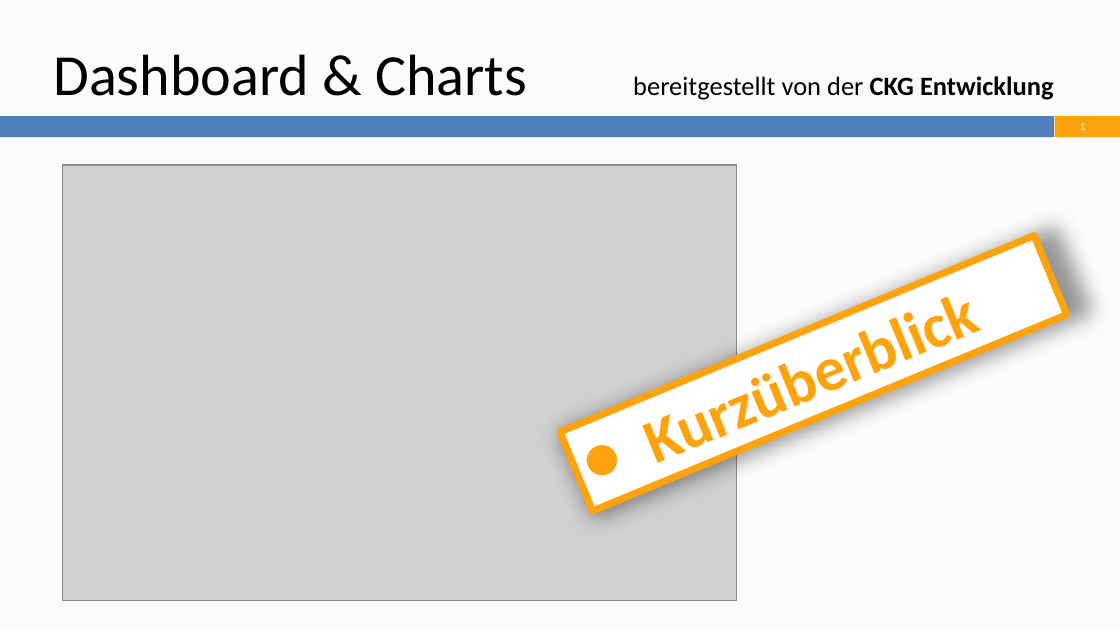
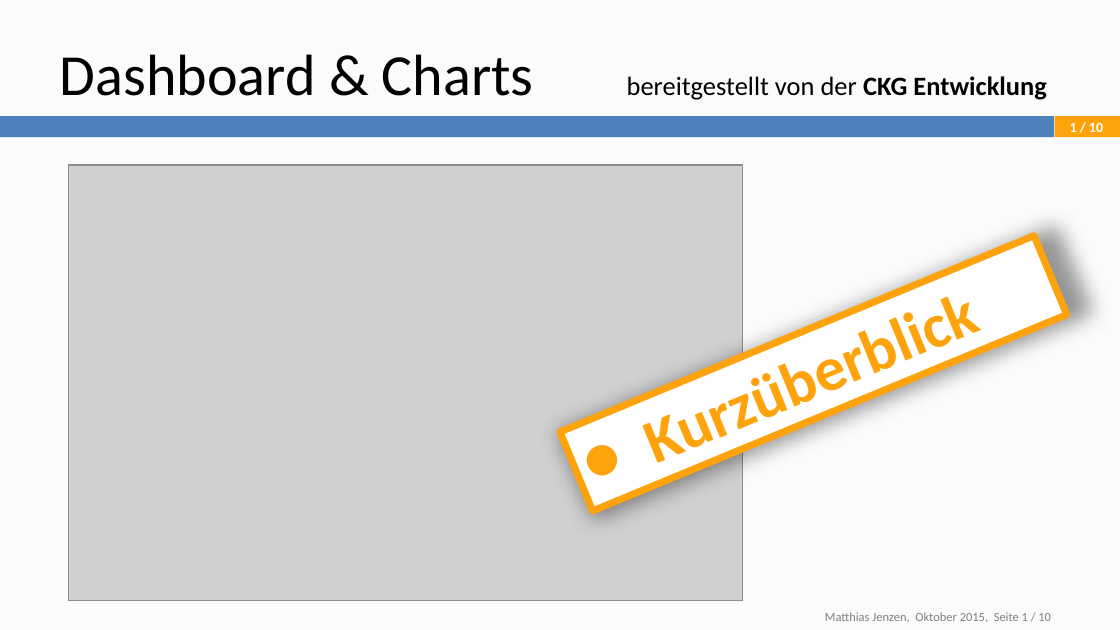
Before and after one commit to runmat/mj, a slide deck: slide 1 of Jahresziele/2015/Dashboard/Dashboard.pptx. Drawn at 1120x630 pixels with LibreOffice and Linux fonts; fonts in the diff are those of the drawing; grey boxes stand for pictures. Boxes give left, top, right and bottom in pixels: in the first picture for what was removed or moved away, otherwise in the second. Text is boxed around its words. In the diff, an @@ line names an element or a change of style, - is before the commit and + after.

Commit message:
final work on Dashboard Presentation

```diff
--- a/Jahresziele/2015/Dashboard/Dashboard.pptx
+++ b/Jahresziele/2015/Dashboard/Dashboard.pptx
@@ text "Dashboard & Charts bereitgestellt von ..." rewrapped from bbox=[53, 54, 1054, 100] to bbox=[60, 54, 1047, 100] @@
@@ page number at bbox=[1070, 122, 1103, 132]: text changed; size 6.7 to 9 pt @@
-1
+1 / 10
@@ picture: place and size @@
-picture at bbox=[63, 165, 736, 600]
+picture at bbox=[69, 165, 743, 600]
@@ text added at bbox=[825, 612, 1051, 622], 8 pt, text #808080 @@
+Matthias Jenzen, Oktober 2015, Seite 1 / 10
```
Also in this commit, not shown: 8 other slides changed, 1 slide added.
